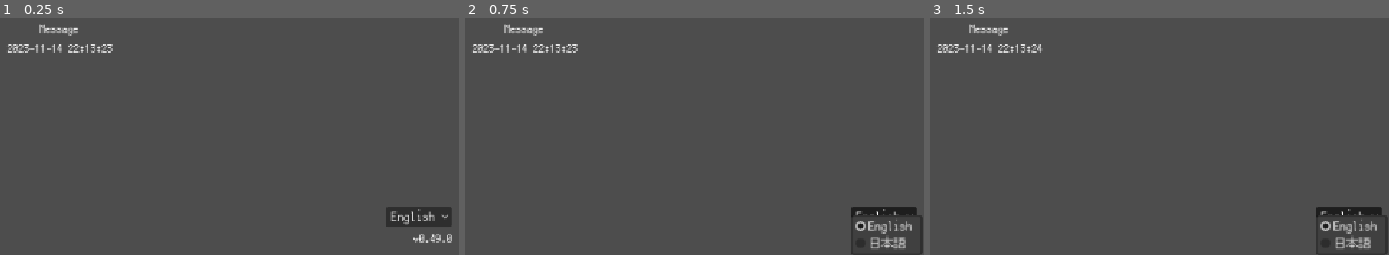
Above: before the commit, frames 1-3 (left to right).
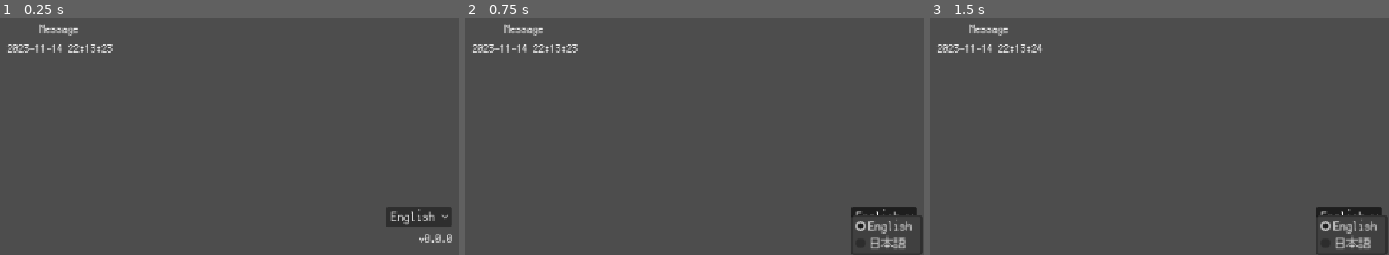
Above: after the commit, the same moments.

Repository: joshuafolkken/click-game
Game: Godot game, scene res://scenes/example.tscn
Same seed, same stepped clock (60 frames per second), same inputs: the game is played once before the commit and once after it.
Inputs:
- Up to frame 1 (0.25 s): no input
- Up to frame 2 (0.75 s): click "English" at 0.5 s
- Up to frame 3 (1.5 s): click "English" at 1.25 s

The runs differ from the first frame. In frame 1, 0.1% of the frame differs, in the area x 89-97%, y 91-95%; in frame 2, nothing differs; in frame 3, nothing differs.

Commit message:
version 0.1 #1

Diff:
--- a/project.godot
+++ b/project.godot
@@ -10,8 +10,8 @@
 
 [application]
 
-config/name="New Game Project"
-config/version="0.49.0"
+config/name="Click Game"
+config/version="0.0.0"
 run/main_scene="uid://djcdy0d718ei3"
 config/features=PackedStringArray("4.4", "Forward Plus")
 config/icon="res://icon.svg"
--- a/scenes/example.tscn
+++ b/scenes/example.tscn
@@ -3,7 +3,7 @@
 [ext_resource type="Script" uid="uid://bbccn2rr1vgd0" path="res://scripts/example.gd" id="1_pssa7"]
 [ext_resource type="Script" uid="uid://c2ygiqd5o7caw" path="res://scripts/lib/language_button.gd" id="2_7w8s4"]
 
-[node name="Main" type="Node"]
+[node name="Example" type="Node"]
 script = ExtResource("1_pssa7")
 
 [node name="VersionLabel" type="Label" parent="."]
Not shown, changed: .github/workflows/ci.yml
